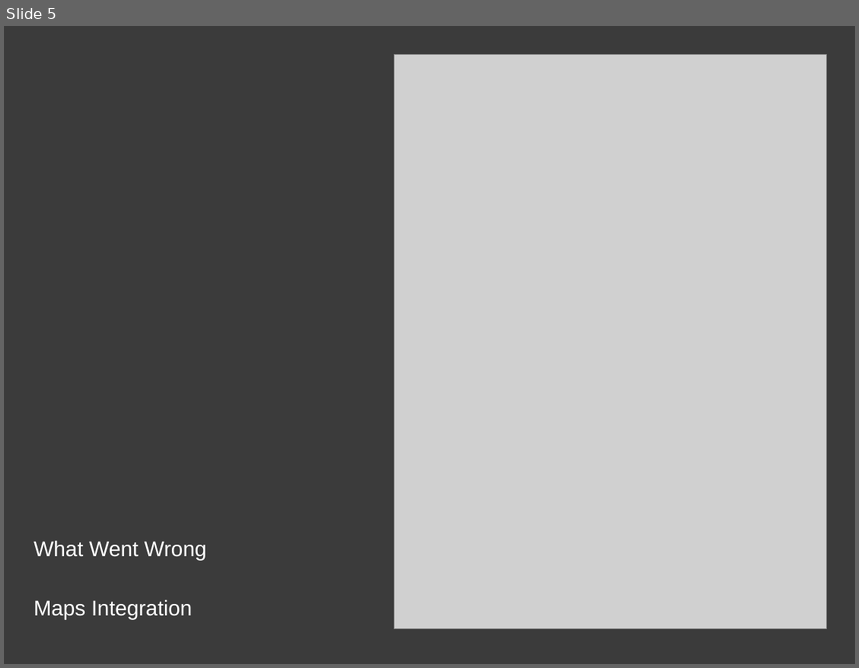
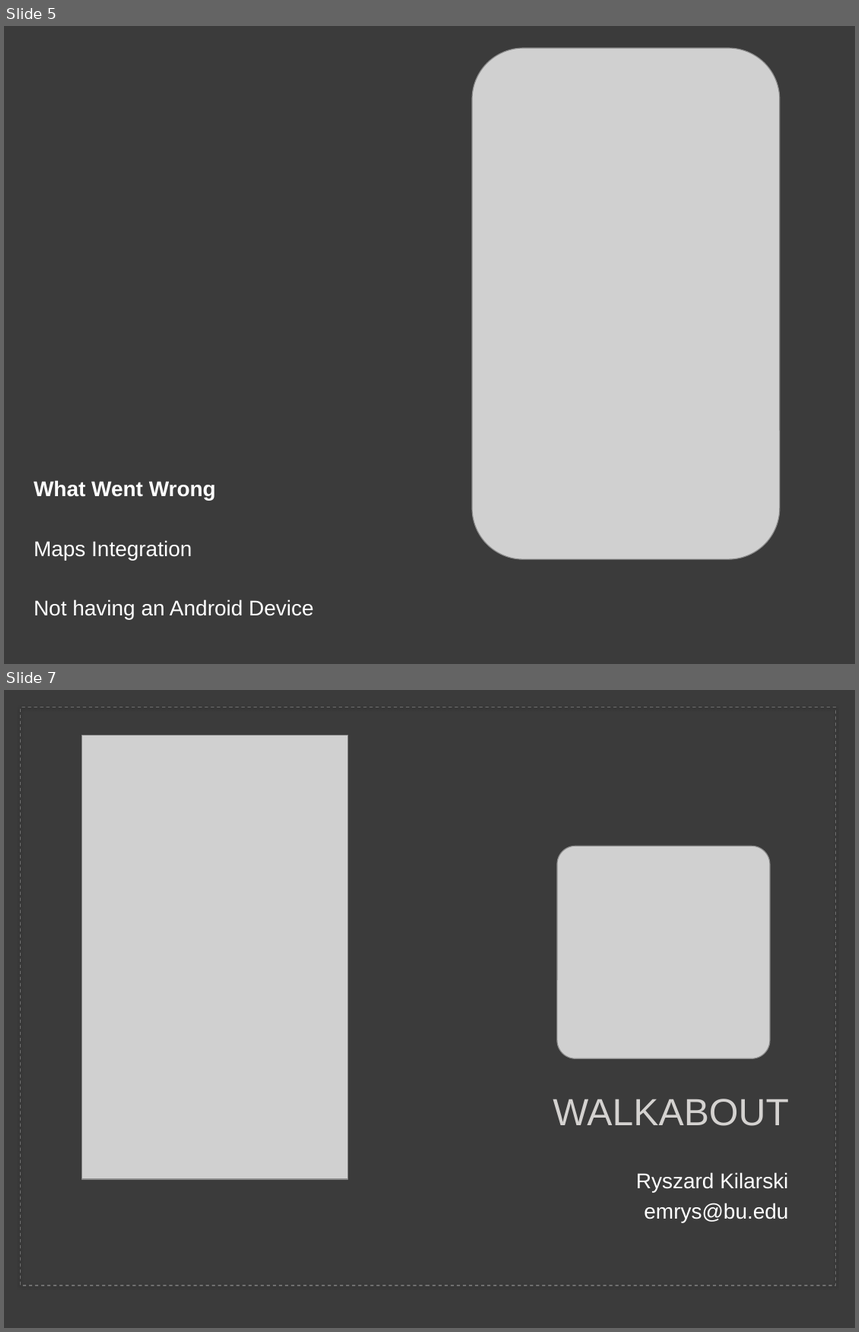
Before and after one commit to rkilarski/ryski-coding, a slide deck: WalkAbout/doc/WalkAbout.pptx. Shown one above the other, each under a label of ours: slide 5 before the commit, slides 5 and 7 after it; the slides between them are not shown. The pictures are 859x668 and 859x1332 pixels, drawn with LibreOffice and Linux fonts; fonts in the diff are those of the drawing; grey boxes stand for pictures. Boxes give left, top, right and bottom in pixels: in the first picture for what was removed or moved away, otherwise in the second. Text is boxed around its words. In the diff, an @@ line names an element or a change of style, - is before the commit and + after.

```diff
--- a/WalkAbout/doc/WalkAbout.pptx
+++ b/WalkAbout/doc/WalkAbout.pptx
@@ slide 7 added at <box>4,690,855,1328</box>, background #3B3B3B @@
@@ rectangle added at <box>20,707,835,1286</box>, outline #707070 0.75 pt dashed @@
@@ picture added at <box>82,735,348,1179</box> @@
@@ picture added at <box>557,846,770,1059</box> @@
@@ title added at <box>553,1099,789,1126</box>, 32 pt, text #D4D2D0 @@
+WALKABOUT
@@ text added at <box>636,1173,788,1223</box>, 18 pt, text #FFFFFF @@
+Ryszard Kilarski
+emrys@bu.edu
@@ slide 5 changed as well @@
@@ picture: place and size @@
-picture at <box>394,54,826,629</box>
+picture at <box>472,48,779,560</box>
@@ text at <box>34,480,216,500</box>: bold on in "What Went Wrong" @@
@@ text at <box>34,600,314,620</box>: paragraph added @@
+Not having an Android Device
```
Also in this commit, not shown: 4 other slides changed, 1 other slide added, 1 slide removed.
